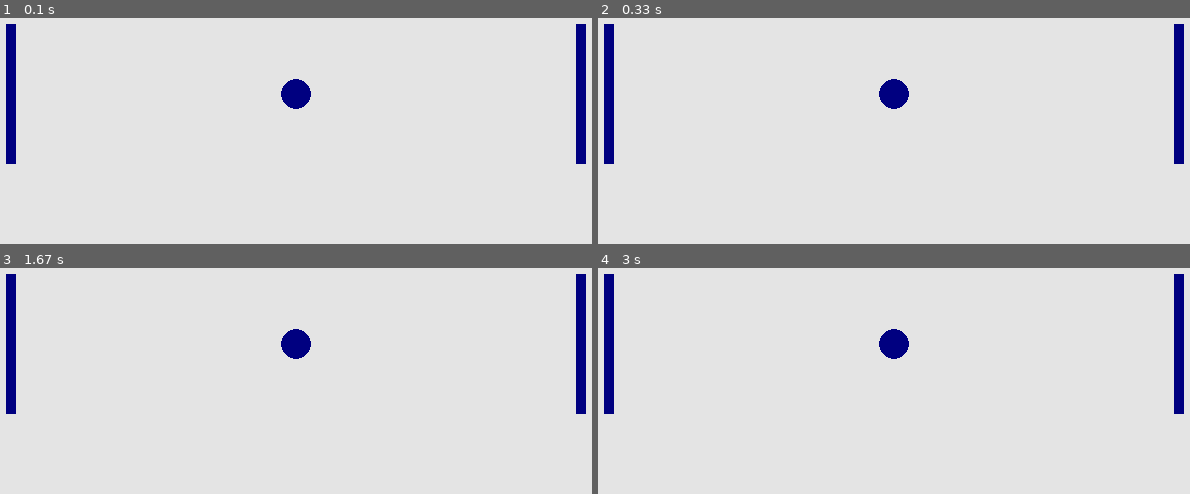
Above: before the commit, frames 1-4 (two rows, left to right).
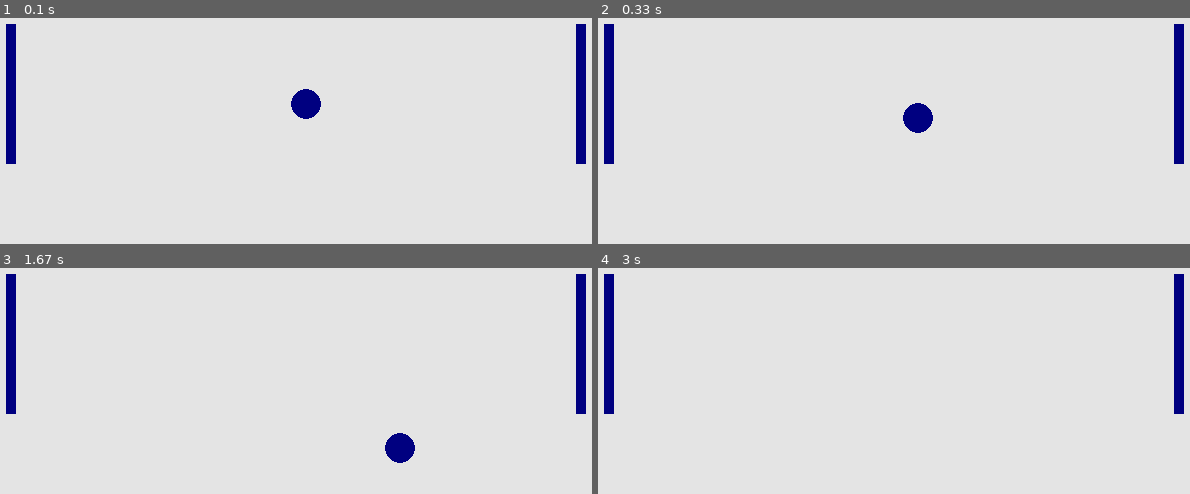
Above: after the commit, the same moments.

Repository: LucaGuazzelli/Pygame
Game: pygame game, started from Interface.py
Two runs of this game, one before a commit and one after it. Both use one fixed random seed, a clock stepped at 60 frames per second and the inputs below.
Inputs:
- Up to frame 1 (0.1 s): no input
- Up to frame 2 (0.33 s): no input
- Up to frame 3 (1.67 s): no input
- Up to frame 4 (3 s): no input

The runs differ from the first frame. In frame 1, 0.6% of the frame differs, in the area x 47-55%, y 26-45%; in frame 2, 1.0%, in the area x 47-57%, y 26-51%; in frame 3, 1.0%; in frame 4, 0.5%.

Commit message:
vel_ da bola

Diff:
--- a/Interface.py
+++ b/Interface.py
@@ -13,6 +13,10 @@
 # ----- Inicia estruturas de dados
 game = True
 
+    # vel da bola
+Vel_bola_x = 1
+vel_bola_y = 1
+
 # ===== Loop principal =====
 while game:
     # ----- Trata eventos
@@ -20,6 +24,9 @@
         # ----- Verifica consequências
         if event.type == pygame.QUIT or event.type == pygame.KEYUP:
             game = False
+
+    bola.x = bola.x + Vel_bola_x
+    bola.y = bola.y + vel_bola_y
 
     # ----- Gera saídas
     window.fill((228, 228, 228))
@@ -29,9 +36,7 @@
     pygame.draw.rect(window,cor,adversario)
     pygame.draw.ellipse(window,cor, bola)
 
-    # vel da bola
-    Vel_bola_x = 7
-    vel_bola_y = 7
+
 
     # ----- Atualiza estado do jogo
     pygame.display.update()  # Mostra o novo frame para o jogador
